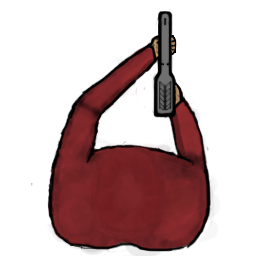
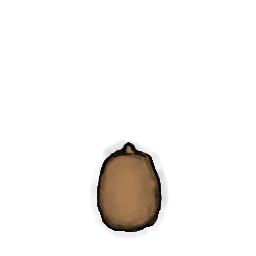
Before/after of a 256 x 256 layered artwork. What changed in the layer stack:
showed "Head" over [88, 139, 170, 240]
hid "Body" over [31, 11, 220, 256]
